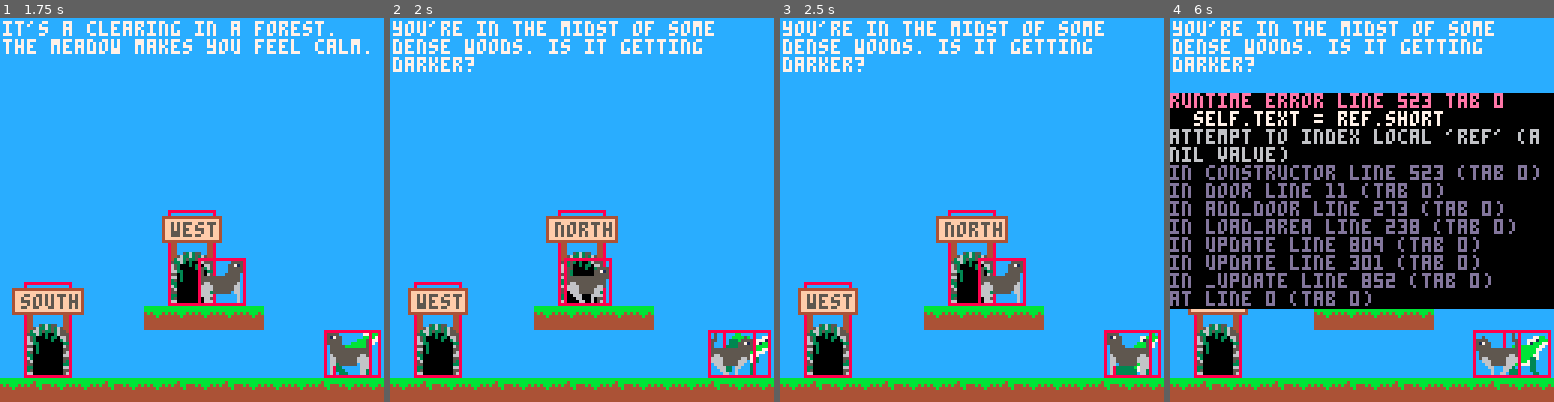
Above: before the commit, frames 1-4 (left to right).
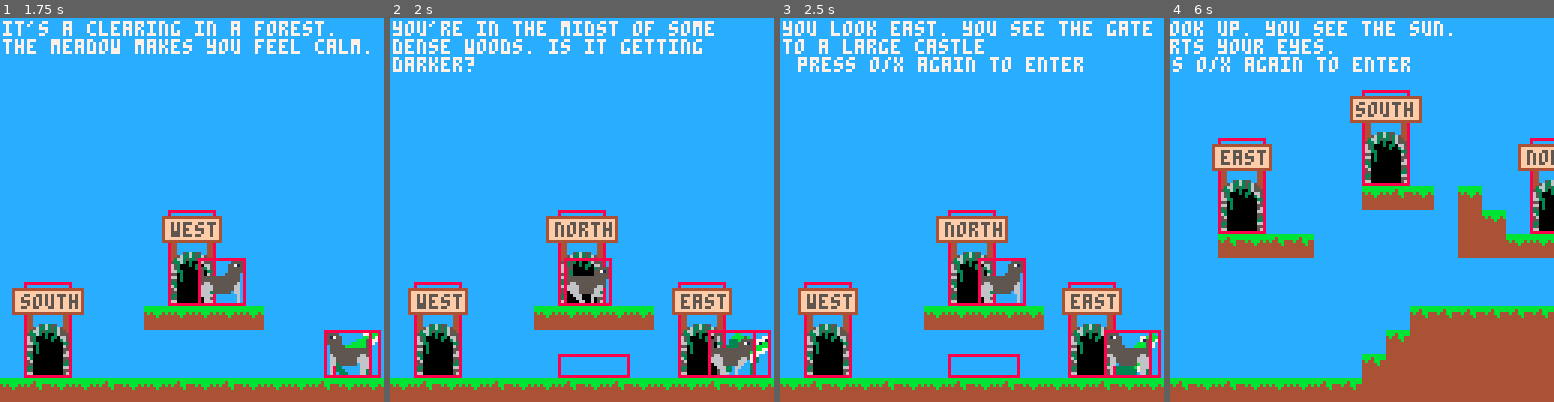
Above: after the commit, the same moments.

Repository: cincodenada/frogsvscats
Game: PICO-8 cartridge frogsvscats.p8
The game is run twice, just before and just after one commit, with the same random seed, the same clock (stepped at 60 frames per second) and the same inputs.
Inputs:
- Up to frame 1 (1.75 s): tap X (X key) at 0.33, 1.07 s; tap O (Z key) at 0.7, 1.7 s; hold Right from 1.6 s (still down)
- Up to frame 2 (2 s): keep holding Right; tap X (X key) at 1.85 s
- Up to frame 3 (2.5 s): release Right at 2.1 s; tap O (Z key) at 2.1 s; hold Up 2.15-2.42 s; hold Right from 2.47 s (still down)
- Up to frame 4 (6 s): tap O (Z key) every 0.4 s from 2.5 to 5.7 s; tap X (X key) at 2.97, 4.08, 5.2 s; release Right at 3.03 s; hold Left 3.08-3.58 s; hold Down 3.63-3.97 s; hold Right 4.02-4.68 s; hold Up 4.73-5.03 s; hold Left 5.08-5.68 s; hold Down from 5.73 s (still down)

Frame 1 is identical in both runs. In frame 2, 3.0% of the frame differs, in the area x 43-90%, y 68-94%; in frame 3, 6.9%; in frame 4, 71%, in the area x 0-100%, y 0-97%.
Error before the commit: runtime error line 523 tab 0; self.text = ref.short; attempt to index local 'ref' (a nil value)

Commit message:
Add debug flipper, item locations, non-nsew doors
The doors should match to their text

Diff:
--- a/frogsvscats.p8
+++ b/frogsvscats.p8
@@ -118,19 +118,20 @@
 			links = {
 				north=3,
 				west=1,
+				east=6,
 			},
 			items = {
-				{"green key",0,0,0,0,""},
+				{"green key",55,15,3,1,""},
 			},
 		},
 		{
 			id = 5,
 			mapid = 3,
 			short = "a cave. kinda creepy.",
-			intro = "you enter the mouth of the cave. it gets dark very quickly. you hear dripping water further back.",
+			intro = "you are in a rough cave. it gets dark very quickly. you hear dripping water towards the back.",
 			links = {
 				north=1,
-				south=9,
+				grate=8,
 			},
 			items = {},
 		},
@@ -143,7 +144,7 @@
 				west=4,
 			},
 			items = {
-				{"silver key",0,0,0,0,""},
+				{"silver key",55,15,3,1,""},
 			},
 		},
 		{
@@ -152,10 +153,10 @@
 			short = "a dark, narrow tunnel",
 			intro = "you seem to have emerged in some sort of dungeon! judging by thei feline-themed decor, you guess you are underneath the catsle that you approached earlier",
 			links = {
-				tunnel=9
+				tunnel=8
 			},
 			items = {
-				{"locked chest",0,0,0,0,""},
+				{"locked chest",55,15,3,1,""},
 			},
 		},
 		{
@@ -164,11 +165,11 @@
 			short = "an ample tunnel",
 			intro = "you're in a dark subterranean room lit dimly by torches, somehow still alight.",
 			links = {
-				tunnel = 8,
-				culvert = 5,
+				tunnel = 7,
+				grate = 5,
 			},
 			items = {
-				{"an old scroll",0,0,0,0,""},
+				{"an old scroll",55,15,3,1,""},
 			},
 		},
 	},
@@ -193,7 +194,8 @@
 			x=48,y=0,w=16,
 			px=52,py=15,
 			cats={{61,15},{55,12}},
-			doors={{49,15},{55,12},{60,15}}
+			doors={{49,15},{55,12},{60,15}},
+			text_offset = 0,
 		},
 	},
 }
@@ -292,9 +294,9 @@
 end
 function game:enter_door(d)
 	if(d.link.area) then
-		cls()
-		camera(0,0)
-		print(d.link.area)
+		local ld = d.link.door
+		-- if not n/s/e/w, they should be matching pairs
+		if(not ld) ld=d.label
 		self:load_area(d.link.area, d.link.door)
 	end
 end
@@ -525,6 +527,9 @@
 		local ref = lore.areas[info]
 		self.text = ref.short
 		self.link = {area=info}
+	elseif(type(info) == "string") then
+		self.text = info
+		self.link = {}
 	else
 		self.text = info[1]
 		self.link = {area=info[2],door=info[3]}
@@ -809,7 +814,11 @@
 	if(btnp(2)) self:leap(btn(3))
 
 	if(btnp(4)) self:inspect()
-	if(btnp(5)) game:load_area((game.cur_area.id + 1)%#lore.areas)
+	if(btnp(5)) then
+		next_area = game.cur_area.id+1
+		if(next_area > #lore.areas) next_area = 1
+		game:load_area(next_area)
+	end
 
 	super(player).update(self)
 	self:update_jump()
